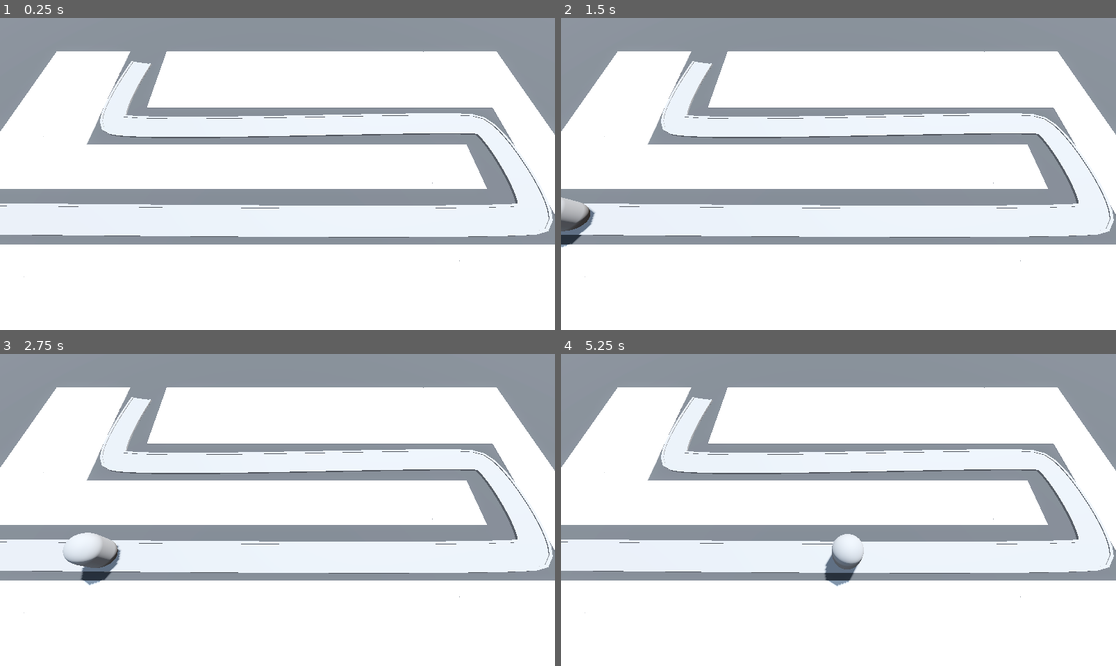
Above: before the commit, frames 1-4 (two rows, left to right).
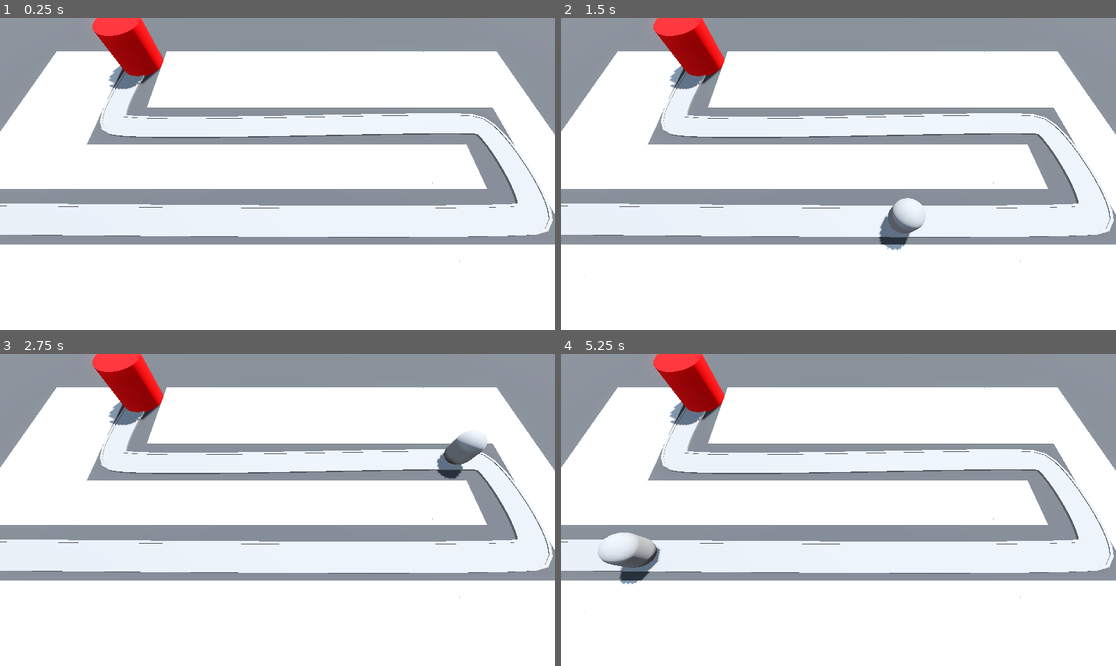
Above: after the commit, the same moments.

Repository: AhmadNasserx/tower-tiles
Game: Godot game, scene res://base_level.tscn
Two runs of this game, one before a commit and one after it. Both use one fixed random seed, a clock stepped at 60 frames per second and the inputs below.
Inputs:
- Up to frame 1 (0.25 s): no input
- Up to frame 2 (1.5 s): no input
- Up to frame 3 (2.75 s): no input
- Up to frame 4 (5.25 s): no input

The runs differ from the first frame. In frame 1, 1.9% of the frame differs, in the area x 16-30%, y 0-24%; in frame 2, 3.3%; in frame 3, 3.5%, in the area x 11-88%, y 0-75%; in frame 4, 3.5%.

Commit message:
Making a Base

Diff:
--- /dev/null
+++ b/Base/base.gd
@@ -0,0 +1,5 @@
+extends Node3D
+
+
+func take_damage() -> void:
+	print("damage dealt to base!")
--- /dev/null
+++ b/Base/base.tscn
@@ -0,0 +1,17 @@
+[gd_scene load_steps=3 format=3 uid="uid://bwxx5epslm34k"]
+
+[ext_resource type="Script" path="res://Base/base.gd" id="1_htor5"]
+
+[sub_resource type="StandardMaterial3D" id="StandardMaterial3D_bkne1"]
+albedo_color = Color(1, 0, 0, 1)
+
+[node name="Base" type="Node3D" groups=["base"]]
+transform = Transform3D(1, 0, 0, 0, 1, 0, 0, 0, 1, -9.99507, 0, -10.0922)
+script = ExtResource("1_htor5")
+
+[node name="CSGCylinder3D" type="CSGCylinder3D" parent="."]
+transform = Transform3D(1, 0, 0, 0, 1, 0, 0, 0, 1, 0, 2, 0)
+radius = 2.0
+height = 4.0
+sides = 32
+material = SubResource("StandardMaterial3D_bkne1")
--- a/Enemy/enemy.gd
+++ b/Enemy/enemy.gd
@@ -2,6 +2,10 @@
 
 @export var speed: float = 5
 
+@onready var base = get_tree().get_first_node_in_group("base")
+
 # Called every frame. 'delta' is the elapsed time since the previous frame.
 func _process(delta: float) -> void:
 	progress += speed*delta
+	if progress_ratio >= 0.97:
+		base.take_damage()
--- a/base_level.tscn
+++ b/base_level.tscn
@@ -1,7 +1,8 @@
-[gd_scene load_steps=8 format=3 uid="uid://c4rabth1072tj"]
+[gd_scene load_steps=9 format=3 uid="uid://c4rabth1072tj"]
 
 [ext_resource type="MeshLibrary" uid="uid://cpq7e5xnbg6lt" path="res://MeshLibraries/SpaceLibrary.tres" id="1_eswxn"]
 [ext_resource type="PackedScene" uid="uid://dme6fed7i15f8" path="res://Enemy/enemy.tscn" id="2_h8q3e"]
+[ext_resource type="PackedScene" uid="uid://bwxx5epslm34k" path="res://Base/base.tscn" id="3_qfv6b"]
 
 [sub_resource type="ProceduralSkyMaterial" id="ProceduralSkyMaterial_k5t2i"]
 sky_horizon_color = Color(0.64625, 0.65575, 0.67075, 1)
@@ -95,4 +96,7 @@
 path_joined = false
 
 [node name="Enemy" parent="Path3D" instance=ExtResource("2_h8q3e")]
-transform = Transform3D(-0.000279826, 0, -0.999992, 0, 1, 0, 0.999992, 0, -0.000279826, -21.4975, 0, 6.19894)
+transform = Transform3D(-0.000279825, 0, -0.99999, 0, 1, 0, 0.99999, 0, -0.000279825, -21.4975, 0, 6.19894)
+speed = 20.0
+
+[node name="Base" parent="." instance=ExtResource("3_qfv6b")]
